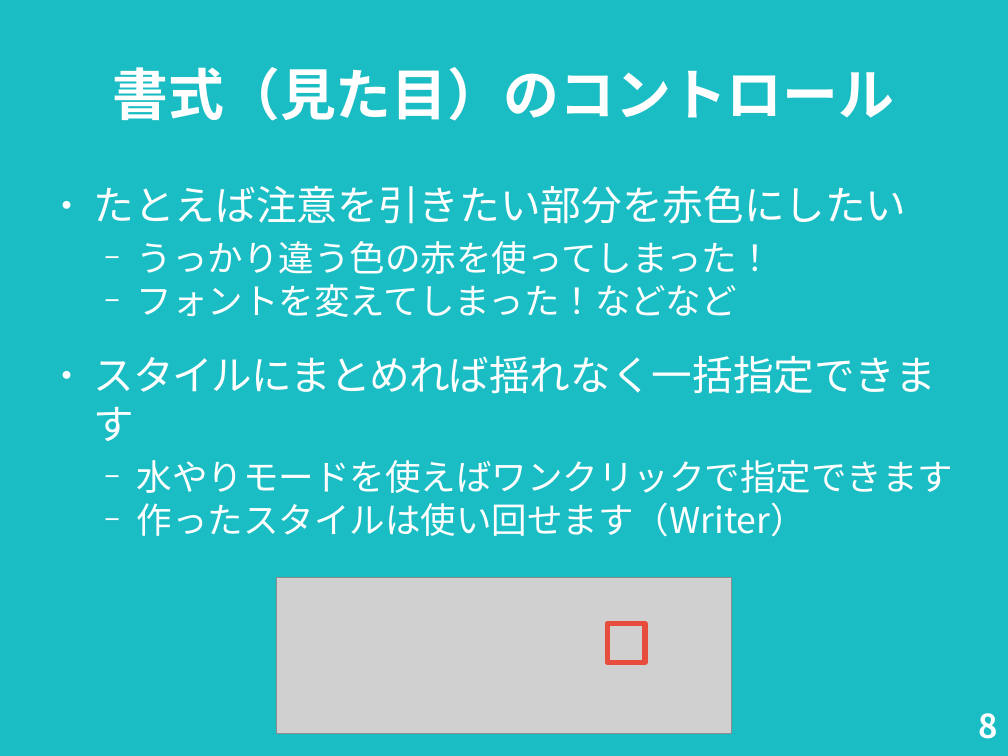
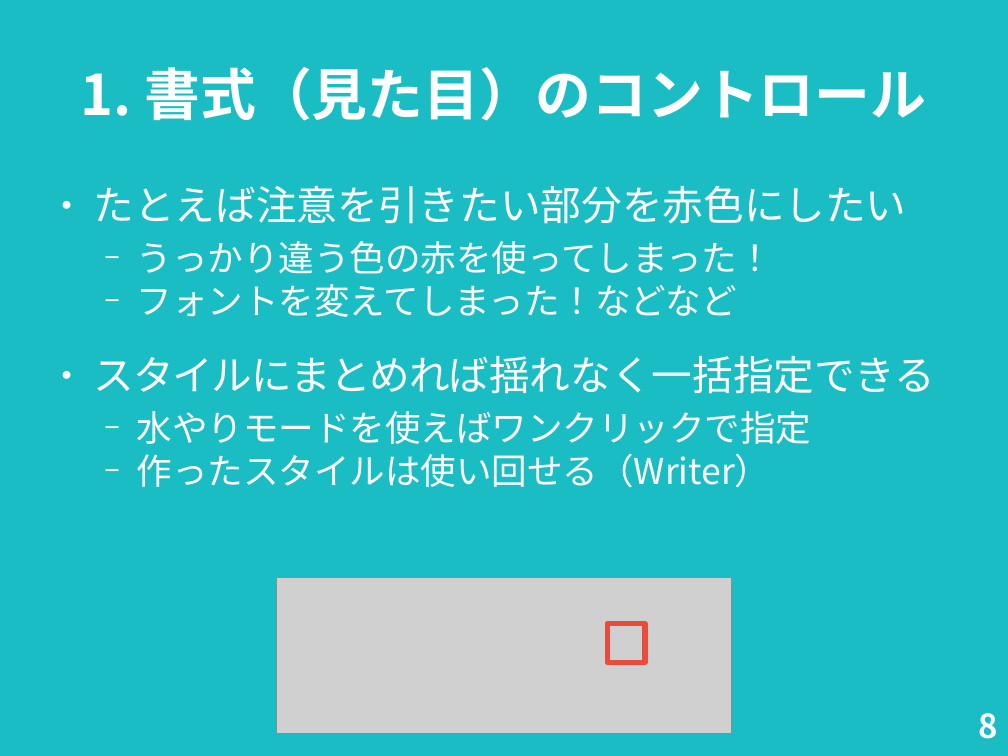
Before and after one commit to nogajun/libreofficekaigi2018-handson, a slide deck: slide 8 of docs/20180512-writer_handson_slide.odp. Drawn at 1008x756 pixels with LibreOffice and Linux fonts; fonts in the diff are those of the drawing; grey boxes stand for pictures. Boxes give left, top, right and bottom in pixels: in the first picture for what was removed or moved away, otherwise in the second. Text is boxed around its words. In the diff, an @@ line names an element or a change of style, - is before the commit and + after.

Commit message:
READMEの変更とスライドをアップデート

```diff
--- a/docs/20180512-writer_handson_slide.odp
+++ b/docs/20180512-writer_handson_slide.odp
@@ title at bbox=[80, 67, 926, 121]: text changed @@
-書式（見た目）のコントロール
+1. 書式（見た目）のコントロール
@@ text at bbox=[94, 356, 936, 488]: text changed @@
-● スタイルにまとめれば揺れなく一括指定できます
-  − 水やりモードを使えばワンクリックで指定できます
-  − 作ったスタイルは使い回せます（Writer）
+● スタイルにまとめれば揺れなく一括指定できる
+  − 水やりモードを使えばワンクリックで指定
+  − 作ったスタイルは使い回せる（Writer）
```
Also in this commit, not shown: 11 other slides changed, 2 other files.
